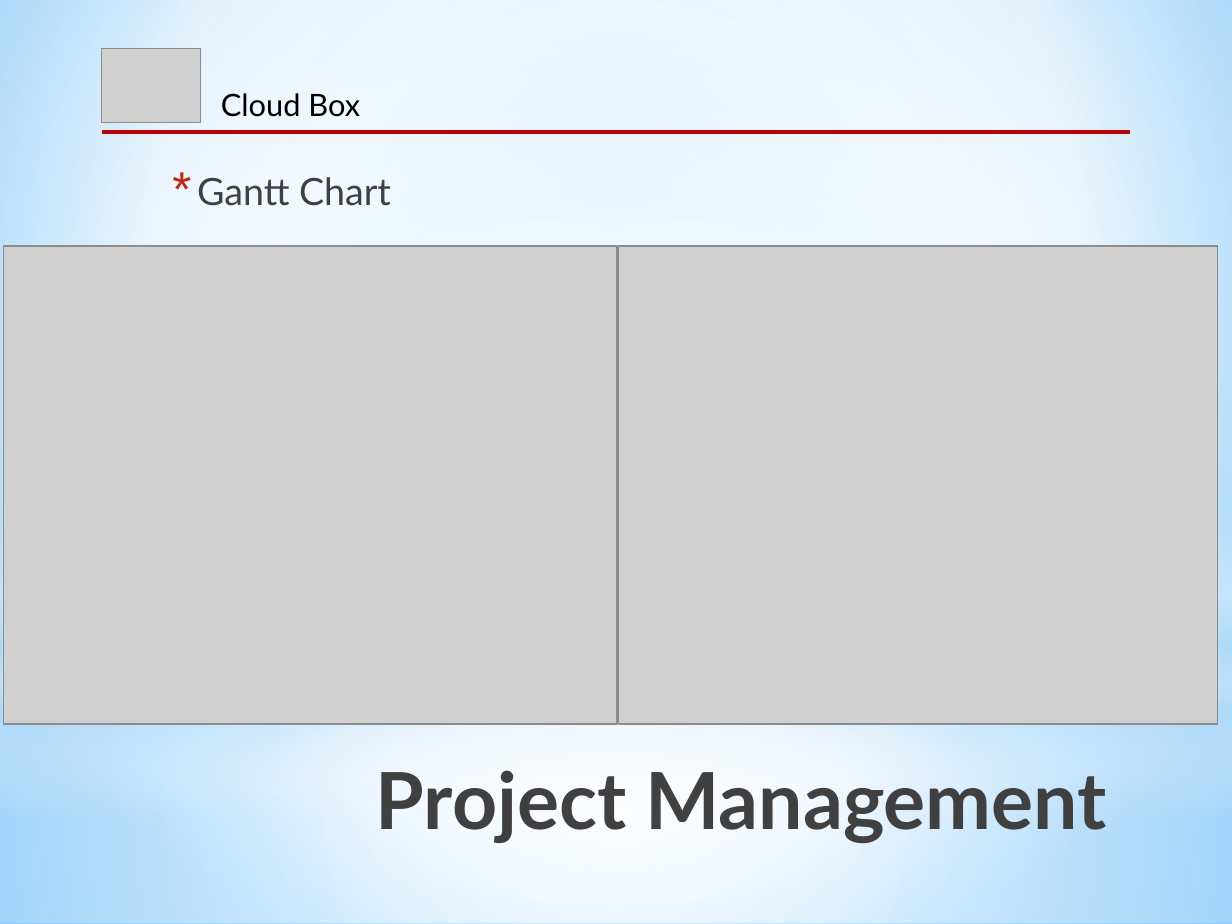
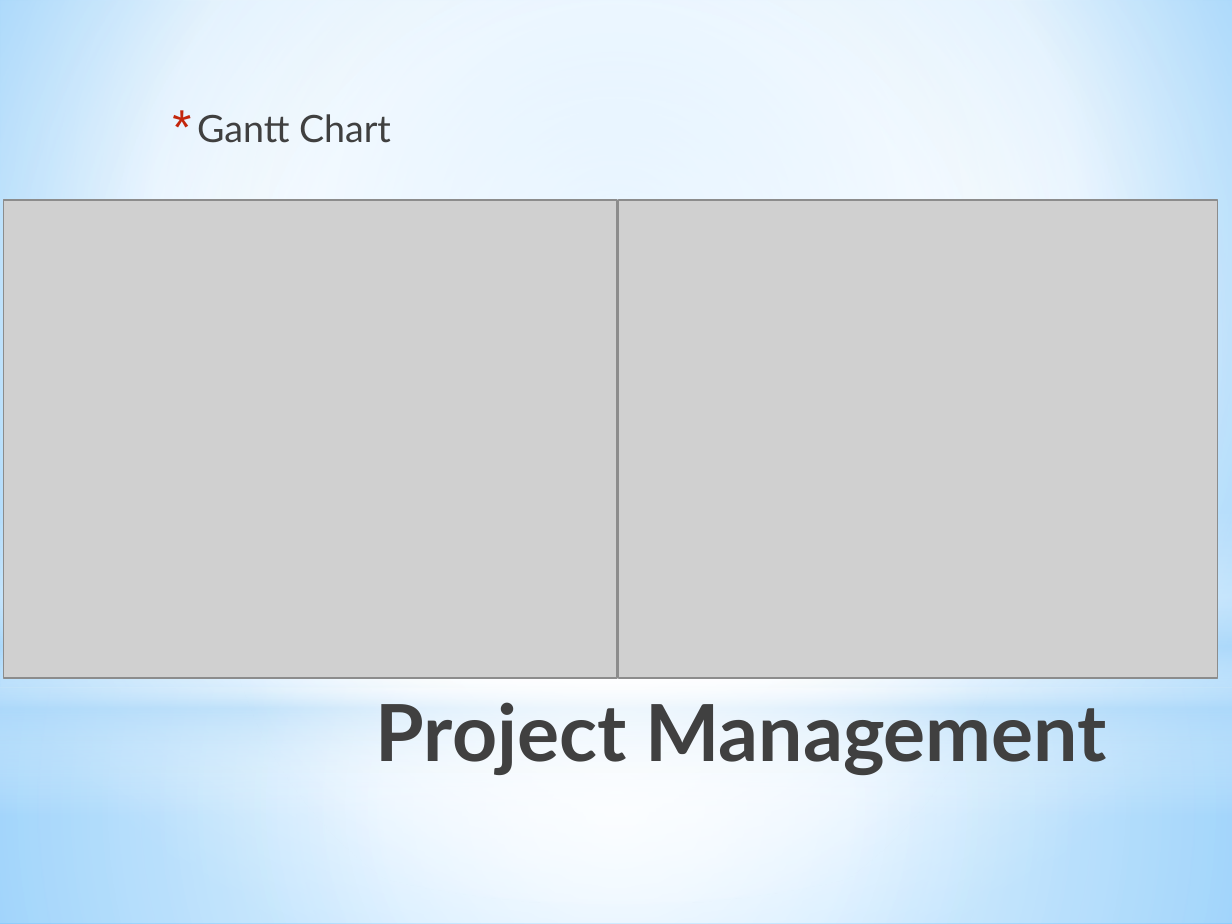
Before and after one commit to CICS525Project/DropboxImpl, a slide deck: slide 13 of Cloud Box_ppt.pptx. Drawn at 1232x924 pixels with LibreOffice and Linux fonts; fonts in the diff are those of the drawing; grey boxes stand for pictures. Boxes give left, top, right and bottom in pixels: in the first picture for what was removed or moved away, otherwise in the second. Text is boxed around its words. In the diff, an @@ line names an element or a change of style, - is before the commit and + after.

```diff
--- a/Cloud Box_ppt.pptx
+++ b/Cloud Box_ppt.pptx
@@ picture removed at box(102, 48, 201, 122) @@
@@ text "Gantt Chart": place and size @@
-text "Gantt Chart" at box(197, 177, 391, 206)
+text "Gantt Chart" at box(197, 114, 391, 143)
@@ text removed at box(221, 93, 360, 117) @@
-Cloud Box
@@ line removed from (102, 132) to (1130, 132) @@
@@ picture: place and size @@
-picture at box(4, 246, 617, 724)
+picture at box(4, 200, 617, 678)
@@ picture: place and size @@
-picture at box(618, 246, 1217, 724)
+picture at box(618, 200, 1217, 678)
@@ title "Project Management": place and size @@
-title "Project Management" at box(376, 770, 1107, 843)
+title "Project Management" at box(376, 702, 1107, 775)
```
Also in this commit, not shown: 13 other slides changed.
